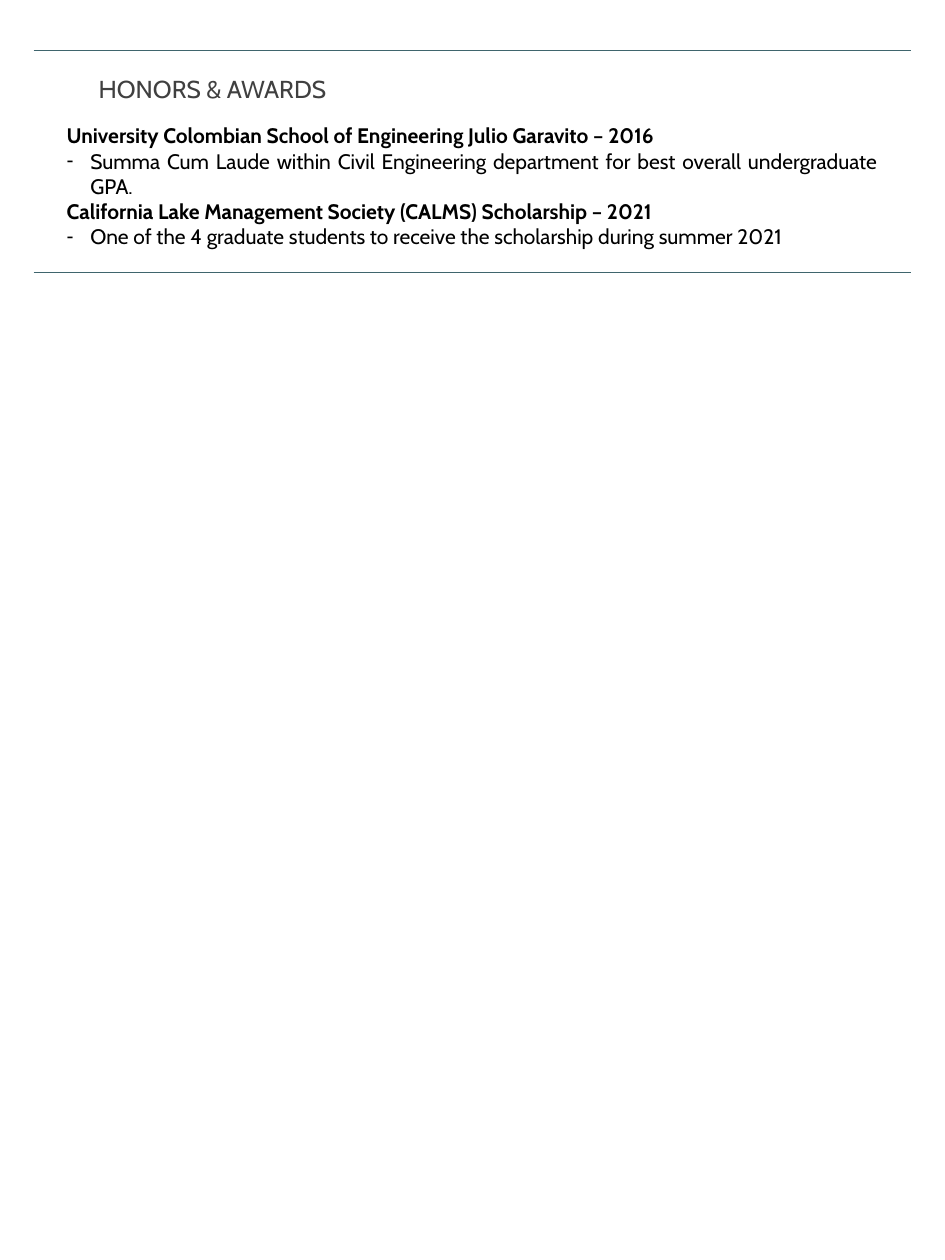
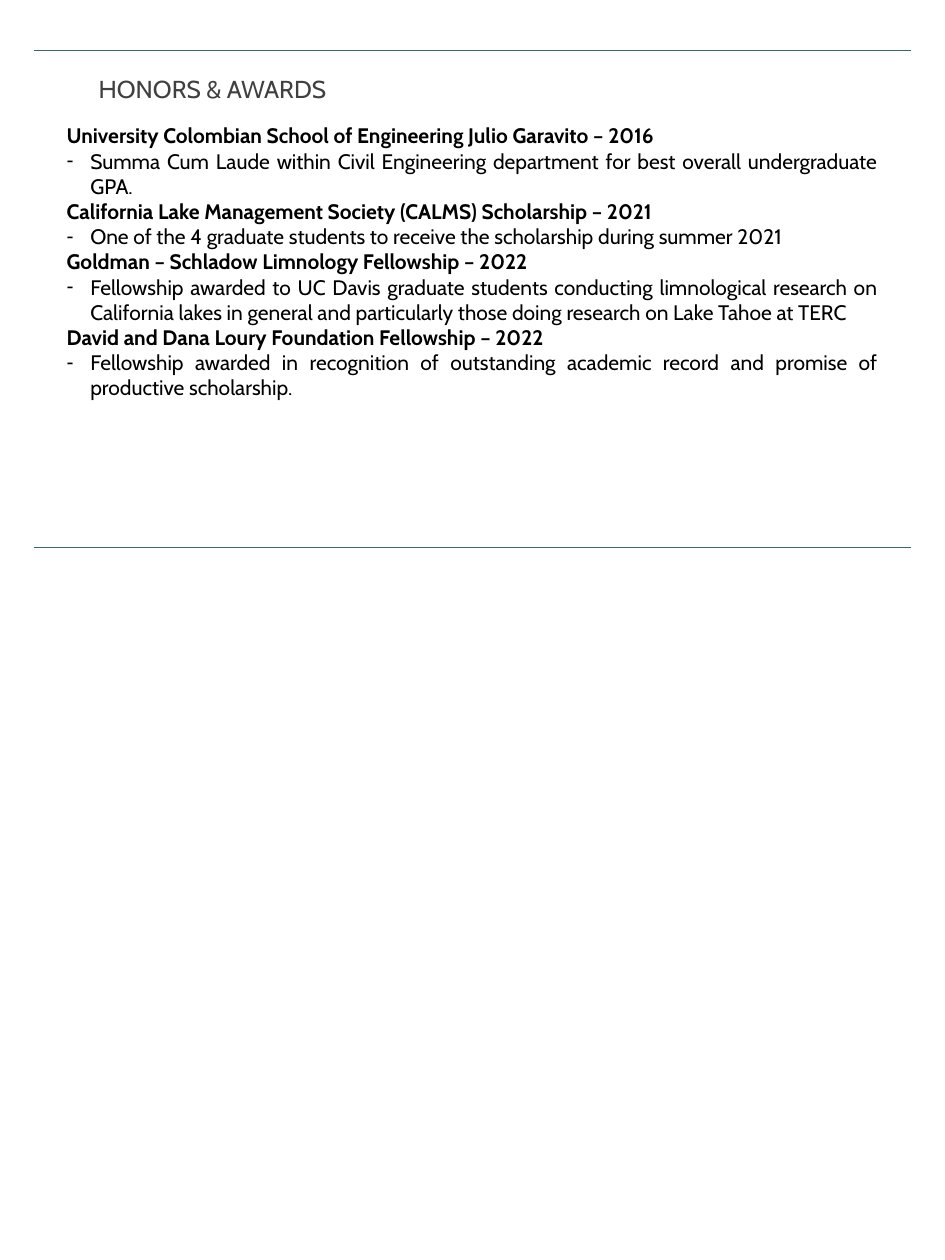
Before and after one commit to savalbuena/savalbuena.github.io, a slide deck: slide 3 of docs/CV_SV_2020_V1.pptx. Drawn at 945x1260 pixels with LibreOffice and Linux fonts; fonts in the diff are those of the drawing. Boxes give left, top, right and bottom in pixels: in the first picture for what was removed or moved away, otherwise in the second. Text is boxed around its words. In the diff, an @@ line names an element or a change of style, - is before the commit and + after.

```diff
--- a/docs/CV_SV_2020_V1.pptx
+++ b/docs/CV_SV_2020_V1.pptx
@@ text at [67, 253, 877, 400]: paragraphs added @@
+Goldman – Schladow Limnology Fellowship – 2022
+– Fellowship awarded to UC Davis graduate students conducting limnological research on California lakes in general and particularly those doing research on Lake Tahoe at TERC
+David and Dana Loury Foundation Fellowship – 2022
+– Fellowship awarded in recognition of outstanding academic record and promise of productive scholarship.
@@ line moved from (34, 273) - (911, 273) to (34, 548) - (911, 548) @@
```
Also in this commit, not shown: 1 other file.
